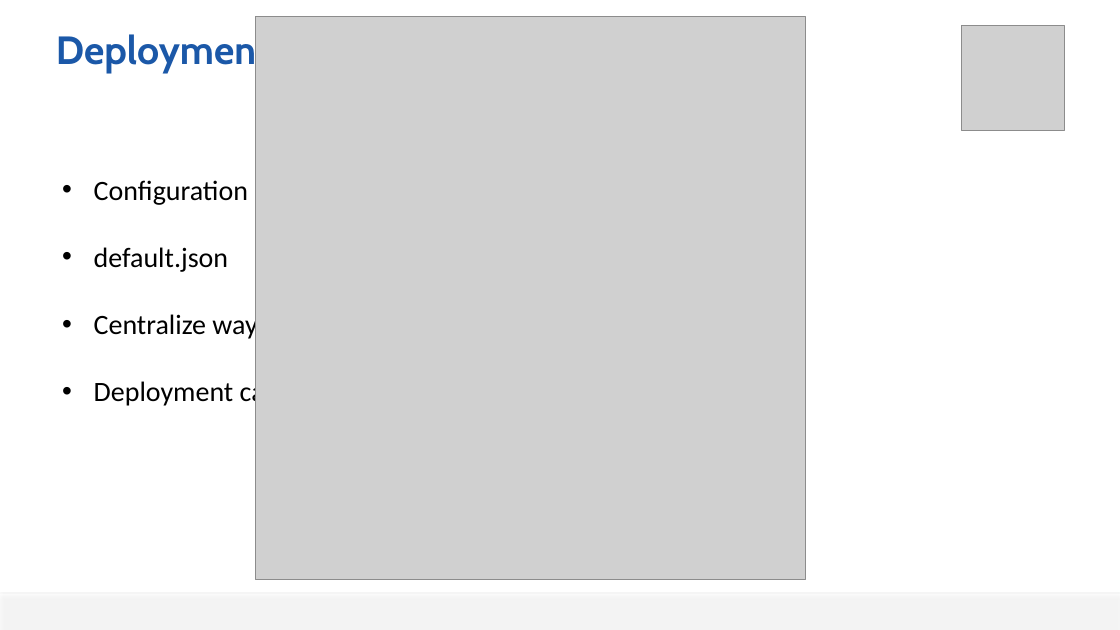
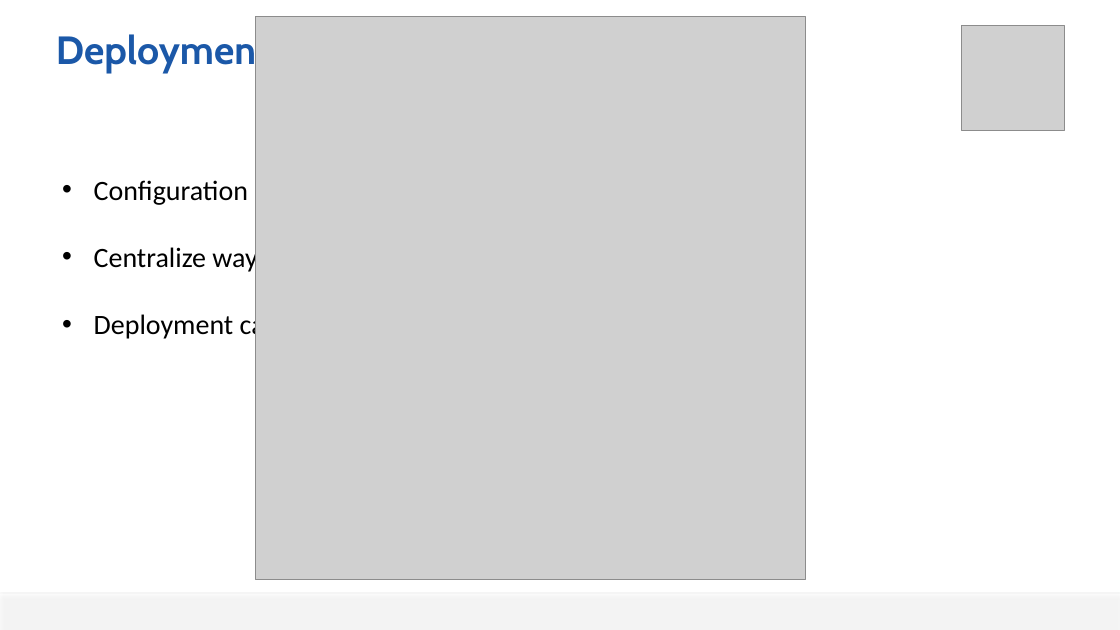
Before and after one commit to guillaume-brossard/tech-summit, a slide deck: slide 17 of TS2013_NodeJS_Novice_To_Ninja.pptx (slide 18 before the commit). Drawn at 1120x630 pixels with LibreOffice and Linux fonts; fonts in the diff are those of the drawing; grey boxes stand for pictures; background and template pictures are left out. Boxes give left, top, right and bottom in pixels: in the first picture for what was removed or moved away, otherwise in the second. Text is boxed around its words. In the diff, an @@ line names an element or a change of style, - is before the commit and + after.

```diff
--- a/TS2013_NodeJS_Novice_To_Ninja.pptx
+++ b/TS2013_NodeJS_Novice_To_Ninja.pptx
@@ text at box(94, 247, 228, 272): paragraph removed @@
-      • default.json
```
Also in this commit, not shown: 2 other slides changed, 1 slide removed.
